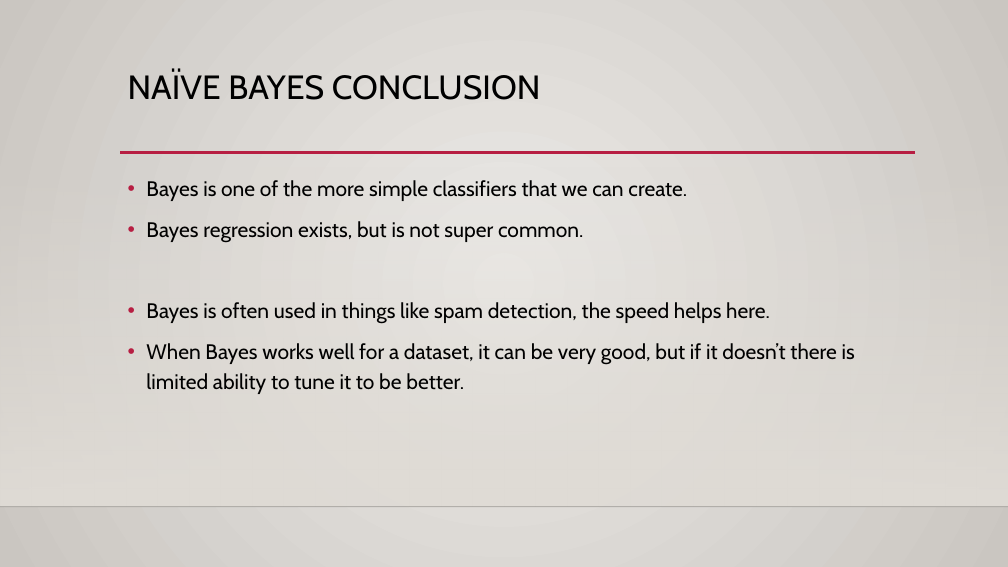
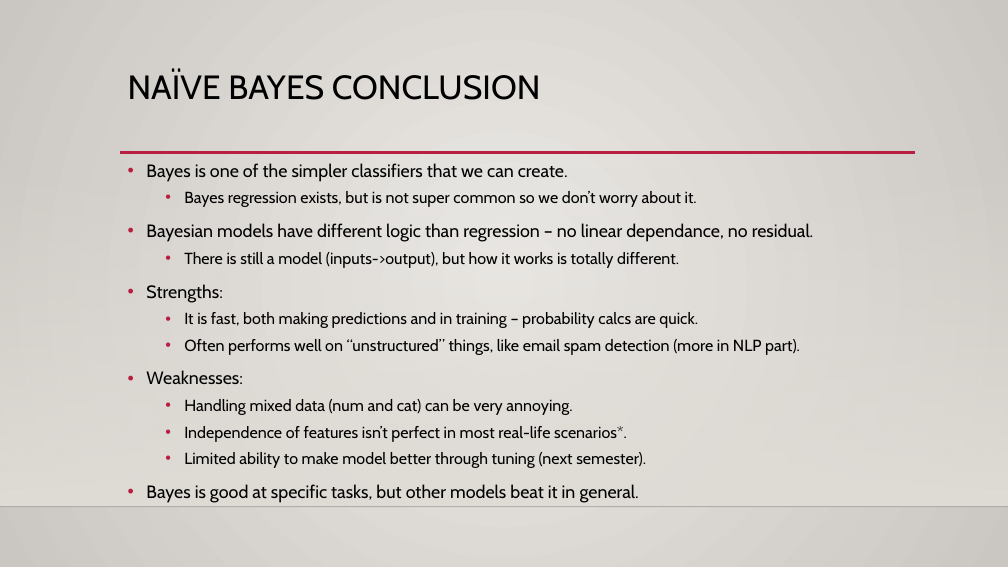
Before and after one commit to AkeemSemperDataScience/Basic_Stats_in_Python_Student_Repository, a slide deck: slide 41 of reference_material/slides/025_Bayes.pptx (slide 21 before the commit). Drawn at 1008x567 pixels with LibreOffice and Linux fonts; fonts in the diff are those of the drawing; background and template pictures are left out. Boxes give left, top, right and bottom in pixels: in the first picture for what was removed or moved away, otherwise in the second. Text is boxed around its words. In the diff, an @@ line names an element or a change of style, - is before the commit and + after.

```diff
--- a/reference_material/slides/025_Bayes.pptx
+++ b/reference_material/slides/025_Bayes.pptx
@@ text at [146,163,814,503]: text changed; size 20 to 15.3 pt @@
-• Bayes is one of the more simple classifiers that we can create.
-• Bayes regression exists, but is not super common.
-• Bayes is often used in things like spam detection, the speed helps here.
-• When Bayes works well for a dataset, it can be very good, but if it doesn’t there is limited ability to tune it to be better.
+• Bayes is one of the simpler classifiers that we can create.
+  • Bayes regression exists, but is not super common so we don’t worry about it.
+• Bayesian models have different logic than regression – no linear dependance, no residual.
+  • There is still a model (inputs->output), but how it works is totally different.
+• Strengths:
+  • It is fast, both making predictions and in training – probability calcs are quick.
+  • Often performs well on “unstructured” things, like email spam detection (more in NLP part).
+• Weaknesses:
+  • Handling mixed data (num and cat) can be very annoying.
+  • Independence of features isn’t perfect in most real-life scenarios*.
+  • Limited ability to make model better through tuning (next semester).
+• Bayes is good at specific tasks, but other models beat it in general.
```
Also in this commit, not shown: 10 other slides changed, 22 slides added, 3 other files.
